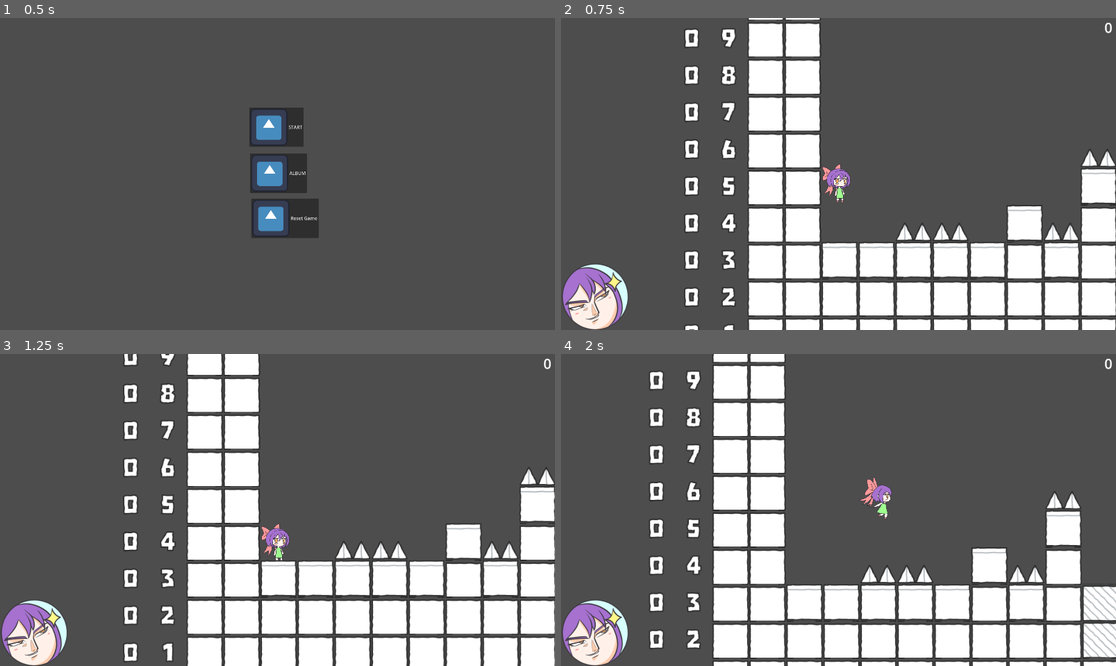
Above: before the commit, frames 1-4 (two rows, left to right).
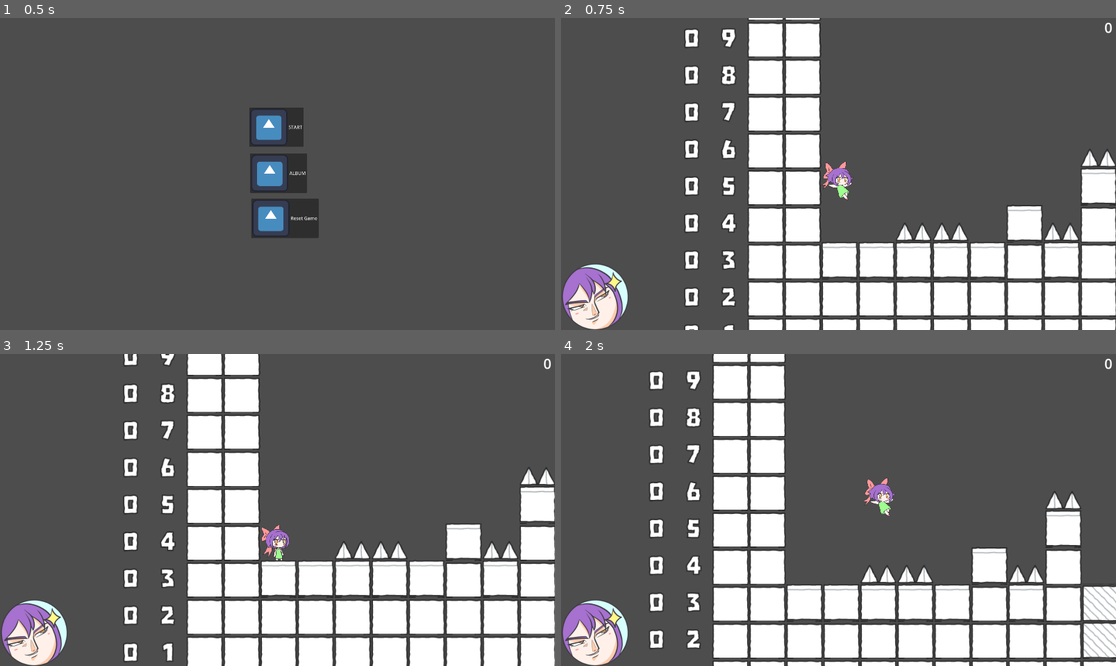
Above: after the commit, the same moments.

Repository: Cordar/mgj2024
Game: Godot game, scene res://scenes/UI/start_menu.tscn
The game is run twice, just before and just after one commit, with the same random seed, the same clock (stepped at 60 frames per second) and the same inputs. The engine's default icon, where the game draws it, is replaced by a stand-in: a white triangle on a blue panel in a dark square.
Inputs (mouse positions are in pixels of both pictures, inside the frame that each line leads up to):
- Up to frame 1 (0.5 s): no input
- Up to frame 2 (0.75 s): click "START" at 0.5 s
- Up to frame 3 (1.25 s): no input
- Up to frame 4 (2 s): tap Enter (ui_accept) at 1.25, 1.52 s; move the mouse to (960, 494) at 1.27 s; hold Right (ui_right) from 1.28 s (still down); hold Space from 1.28 s (still down); click (960, 494) at 1.42 s

Frame 1 is identical in both runs. In frame 2, 0.3% of the frame differs, in the area x 47-53%, y 46-60%; in frame 3, 0.2%; in frame 4, 0.3%.

Commit message:
player-jump-animation

Diff:
--- a/scenes/player.tscn
+++ b/scenes/player.tscn
@@ -20,6 +20,18 @@
 "transitions": PackedFloat32Array(1, 1, 1),
 "update": 1,
 "values": [Vector2i(0, 0), Vector2i(1, 0), Vector2i(0, 0)]
+}
+tracks/1/type = "value"
+tracks/1/imported = false
+tracks/1/enabled = true
+tracks/1/path = NodePath("Sprite2D:frame")
+tracks/1/interp = 1
+tracks/1/loop_wrap = true
+tracks/1/keys = {
+"times": PackedFloat32Array(0),
+"transitions": PackedFloat32Array(1),
+"update": 1,
+"values": [18]
 }
 
 [sub_resource type="Animation" id="Animation_ll35t"]
@@ -90,9 +102,27 @@
 "values": [Vector2i(0, 1), Vector2i(1, 1), Vector2i(2, 1), Vector2i(4, 1), Vector2i(6, 1)]
 }
 
+[sub_resource type="Animation" id="Animation_k6y0j"]
+resource_name = "fall_normal"
+length = 0.05
+loop_mode = 1
+tracks/0/type = "value"
+tracks/0/imported = false
+tracks/0/enabled = true
+tracks/0/path = NodePath("Sprite2D:frame")
+tracks/0/interp = 1
+tracks/0/loop_wrap = true
+tracks/0/keys = {
+"times": PackedFloat32Array(0),
+"transitions": PackedFloat32Array(1),
+"update": 1,
+"values": [18]
+}
+
 [sub_resource type="AnimationLibrary" id="AnimationLibrary_hpwi5"]
 _data = {
 "RESET": SubResource("Animation_ngsov"),
+"fall_normal": SubResource("Animation_k6y0j"),
 "idle": SubResource("Animation_ll35t"),
 "jump": SubResource("Animation_heece"),
 "jump_fart": SubResource("Animation_spjj5"),
@@ -118,3 +148,4 @@
 texture = ExtResource("2_1dpvg")
 hframes = 8
 vframes = 4
+frame = 18
--- a/scripts/player.gd
+++ b/scripts/player.gd
@@ -6,6 +6,8 @@
 const SPEED = 190.0
 const JUMP_VELOCITY = -510.0
 
+var previousPosition = Vector2.ZERO
+
 # Get the gravity from the project settings to be synced with RigidBody nodes.
 var gravity = ProjectSettings.get_setting("physics/2d/default_gravity")
 
@@ -13,12 +15,15 @@
 	pass
 
 func updateAnimation():
-	if velocity.x ==0: animations.play("idle")
-	if velocity.x != 0: animations.play("run")
-	if Input.is_key_pressed(KEY_SPACE):
+	if position.y < previousPosition.y:
 		animations.play("jump")
-
-
+	elif position.y > previousPosition.y:
+		animations.play("fall_normal")
+		print_debug("falll")
+	elif velocity.x != 0:
+		animations.play("run")
+	else:
+		animations.play("idle")
 
 	if Input.is_action_just_pressed("ui_left"):
 		playerSprite.flip_h=true
@@ -34,6 +39,7 @@
 	# Handle jump.
 	if Input.is_action_just_pressed("ui_accept") and is_on_floor():
 		velocity.y = JUMP_VELOCITY
+	previousPosition = position
 
 	# Get the input direction and handle the movement/deceleration.
 	# As good practice, you should replace UI actions with custom gameplay actions.
Not shown: 1 places in scenes/player.tscn that only renumber resources
